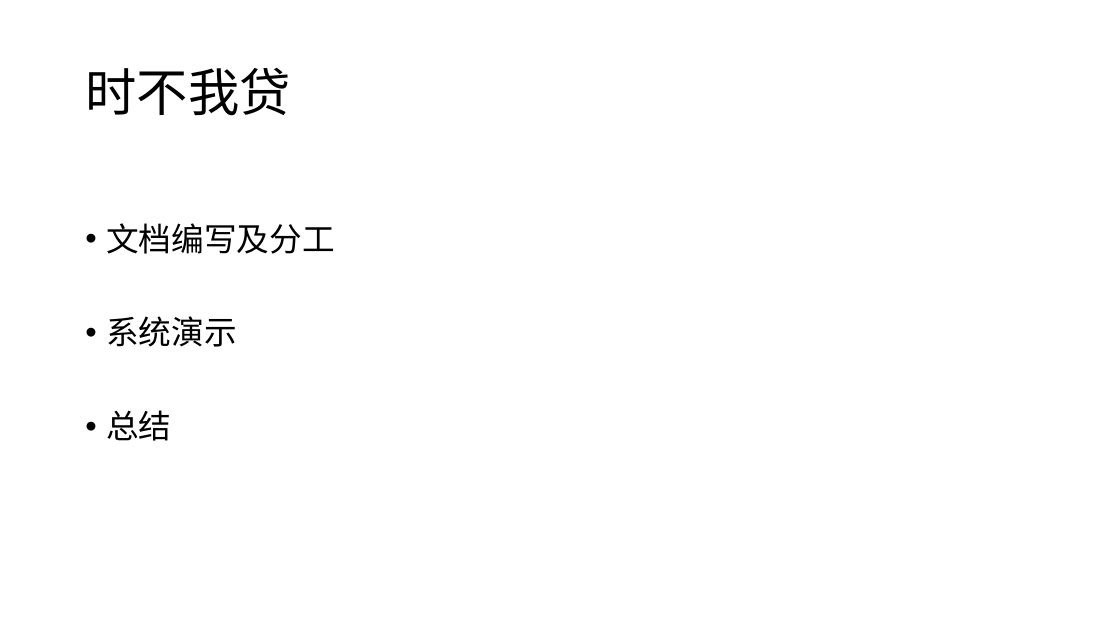
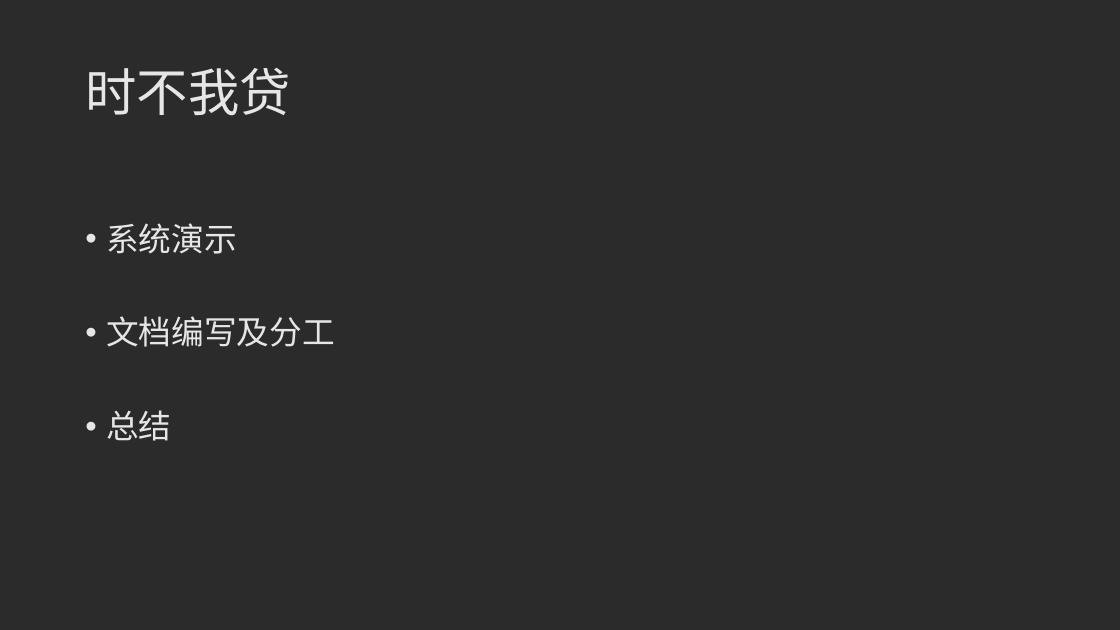
Before and after one commit to orangewgm/P2Pdocument, a slide deck: slide 2 of 20190711答辩ppt.pptx. Drawn at 1120x630 pixels with LibreOffice and Linux fonts; fonts in the diff are those of the drawing; background and template pictures are left out; a plain dark background stands for a picture behind light text. Boxes give left, top, right and bottom in pixels: in the first picture for what was removed or moved away, otherwise in the second. Text is boxed around its words. In the diff, an @@ line names an element or a change of style, - is before the commit and + after.

```diff
--- a/20190711答辩ppt.pptx
+++ b/20190711答辩ppt.pptx
@@ background #FFFFFF to picture (left out) @@
@@ title "时不我贷" at (85, 68, 290, 116): text colour #000000 to #E7E6E6 @@
@@ text at (106, 223, 237, 254): paragraph added @@
+• 系统演示
@@ text at (106, 316, 237, 347): paragraph removed @@
-• 系统演示
@@ text at (106, 316, 334, 441): text colour #000000 to #E7E6E6 in "文档编写及分工", "总结" @@
```
Also in this commit, not shown: 21 other slides changed, 5 slides added, 1 slide removed.
